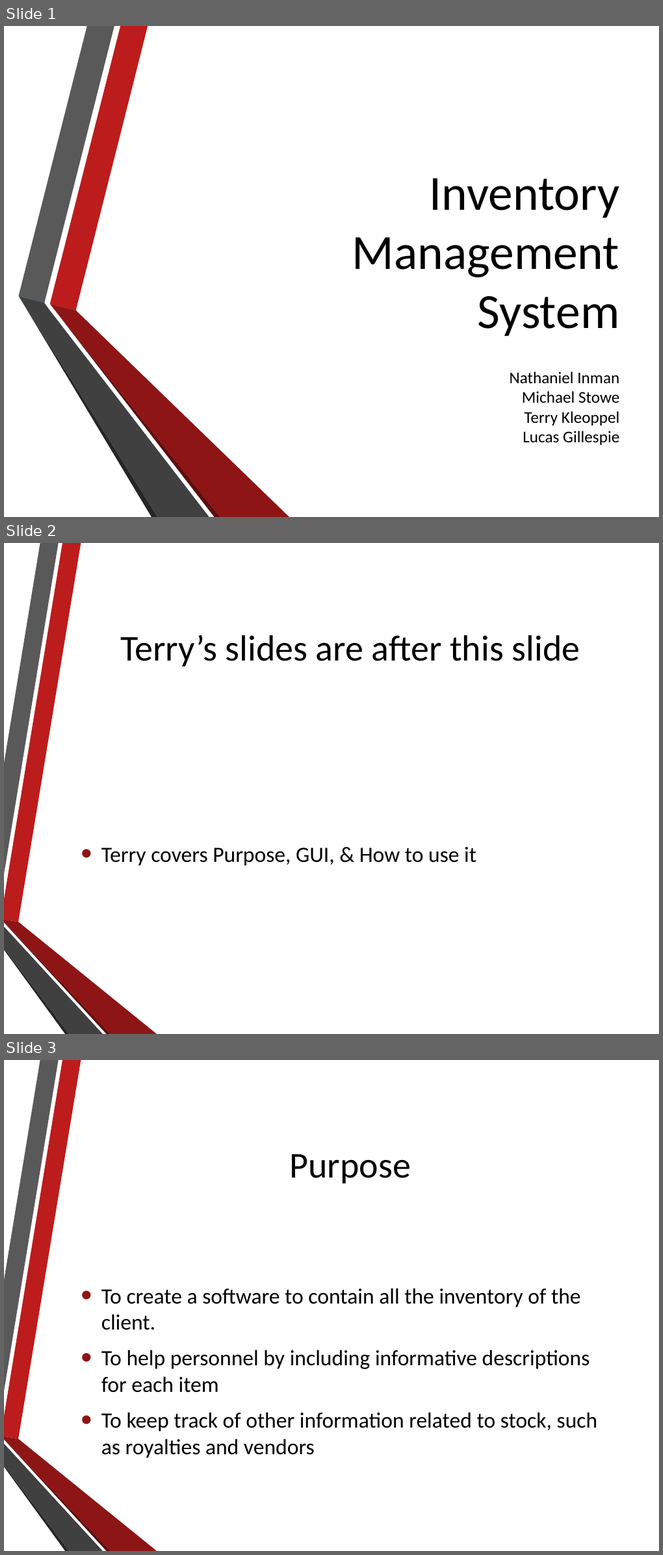
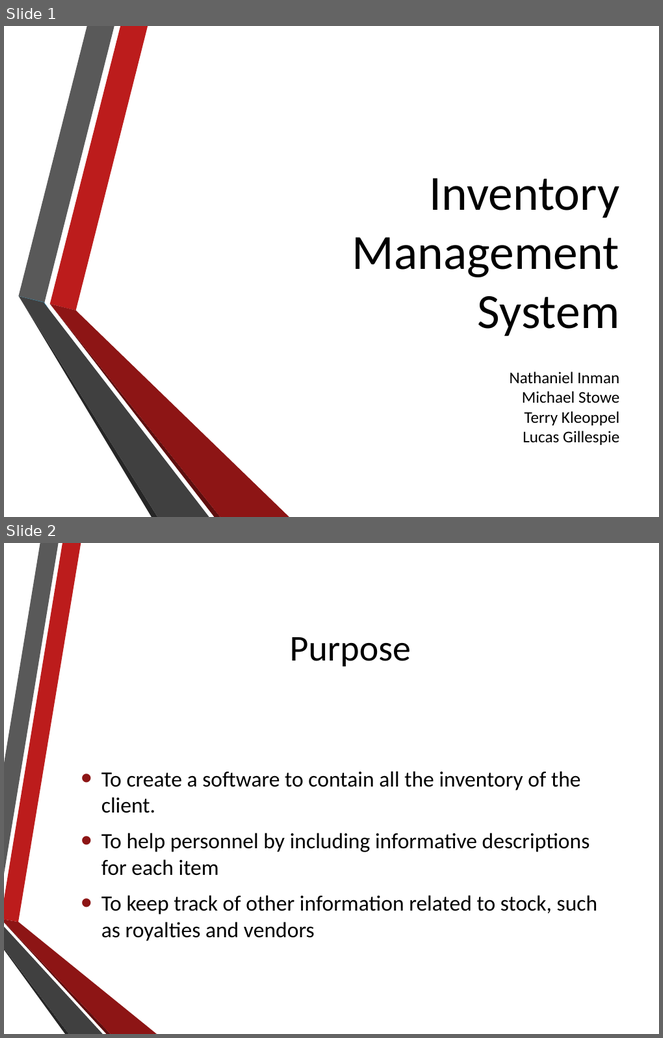
Before and after one commit to NathanielInman/IMS, a slide deck: Development Resources/Presentation.pptx. Shown one above the other, each under a label of ours: slides 1, 2 and 3 before the commit, slides 1 and 2 after it. The pictures are 663x1555 and 663x1038 pixels, drawn with LibreOffice and Linux fonts; fonts in the diff are those of the drawing; background and template pictures are left out. Boxes give left, top, right and bottom in pixels: in the first picture for what was removed or moved away, otherwise in the second. Text is boxed around its words. In the diff, an @@ line names an element or a change of style, - is before the commit and + after.

```diff
--- a/Development Resources/Presentation.pptx
+++ b/Development Resources/Presentation.pptx
@@ slide 2 removed at (4, 543, 659, 1034), background picture (left out); not listed: 6 template elements that a slide beside it also shows @@
@@ title removed at (120, 635, 581, 667) @@
-Terry’s slides are after this slide
@@ text removed at (102, 847, 477, 866) @@
-• Terry covers Purpose, GUI, & How to use it
@@ what was slide 3 is now slide 2 @@
```
Also in this commit, not shown: 1 slide added, 4 other slides removed.
